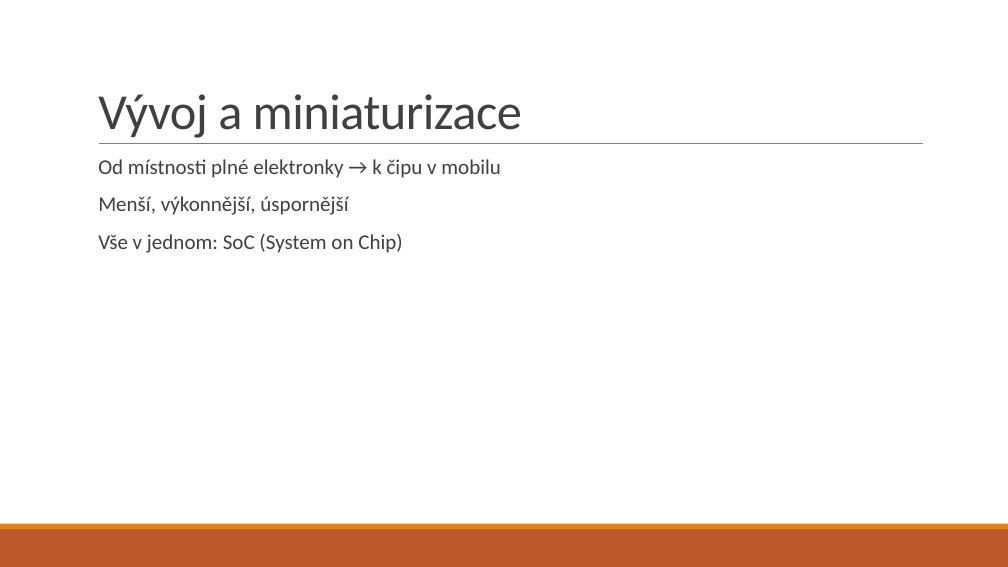
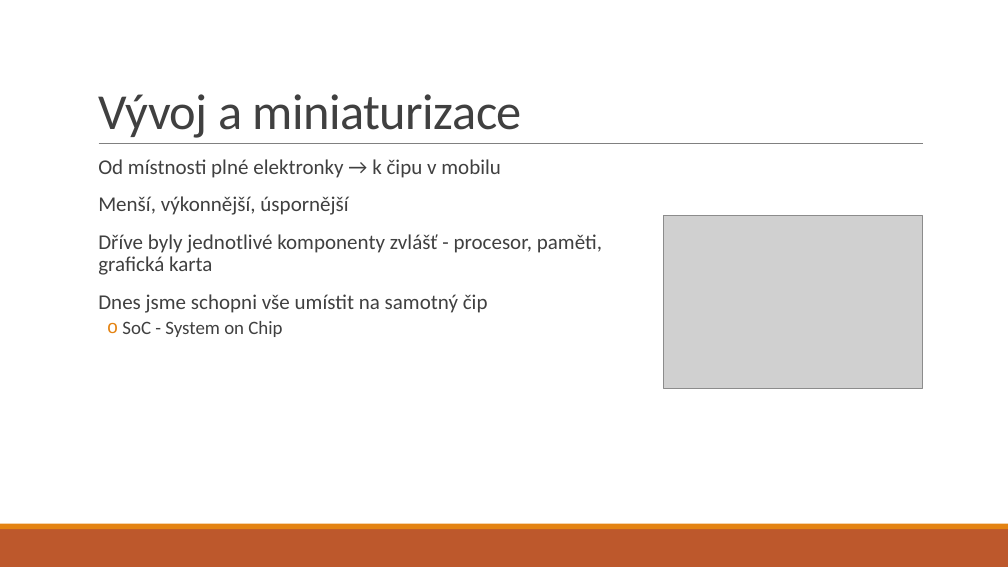
Before and after one commit to dawissl/hradebni-dmg, a slide deck: slide 6 of prezentace/1. ročník/04 - hardware.pptx. Drawn at 1008x567 pixels with LibreOffice and Linux fonts; fonts in the diff are those of the drawing; grey boxes stand for pictures. Boxes give left, top, right and bottom in pixels: in the first picture for what was removed or moved away, otherwise in the second. Text is boxed around its words. In the diff, an @@ line names an element or a change of style, - is before the commit and + after.

```diff
--- a/prezentace/1. ročník/04 - hardware.pptx
+++ b/prezentace/1. ročník/04 - hardware.pptx
@@ text at (98, 234, 602, 337): text changed @@
-  Vše v jednom: SoC (System on Chip)
+  Dříve byly jednotlivé komponenty zvlášť - procesor, paměti, grafická karta
+  Dnes jsme schopni vše umístit na samotný čip
+  o SoC - System on Chip
@@ picture added at (663, 216, 923, 388) @@
```
Also in this commit, not shown: 2 other slides changed, 5 slides added.
